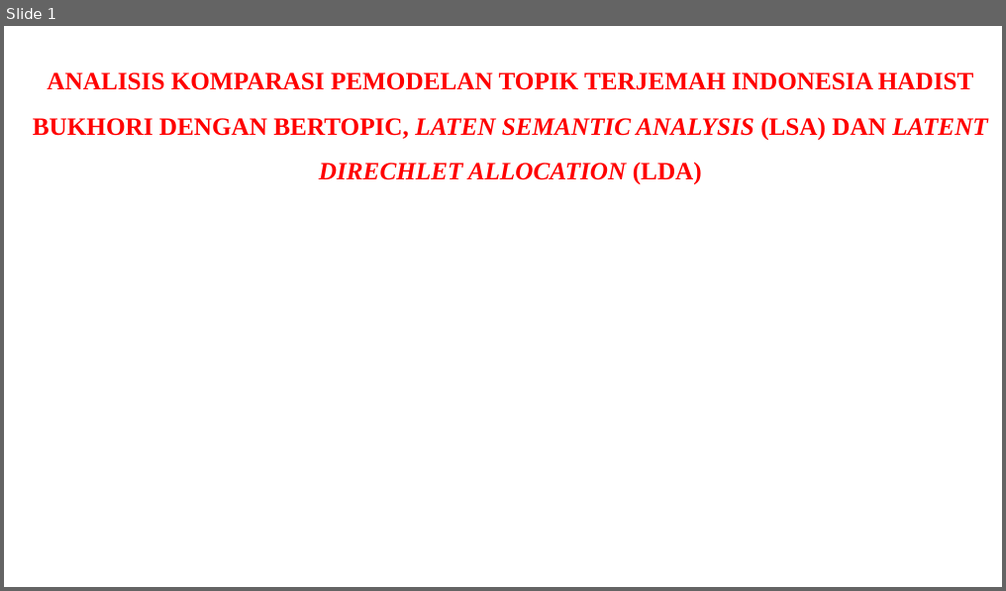
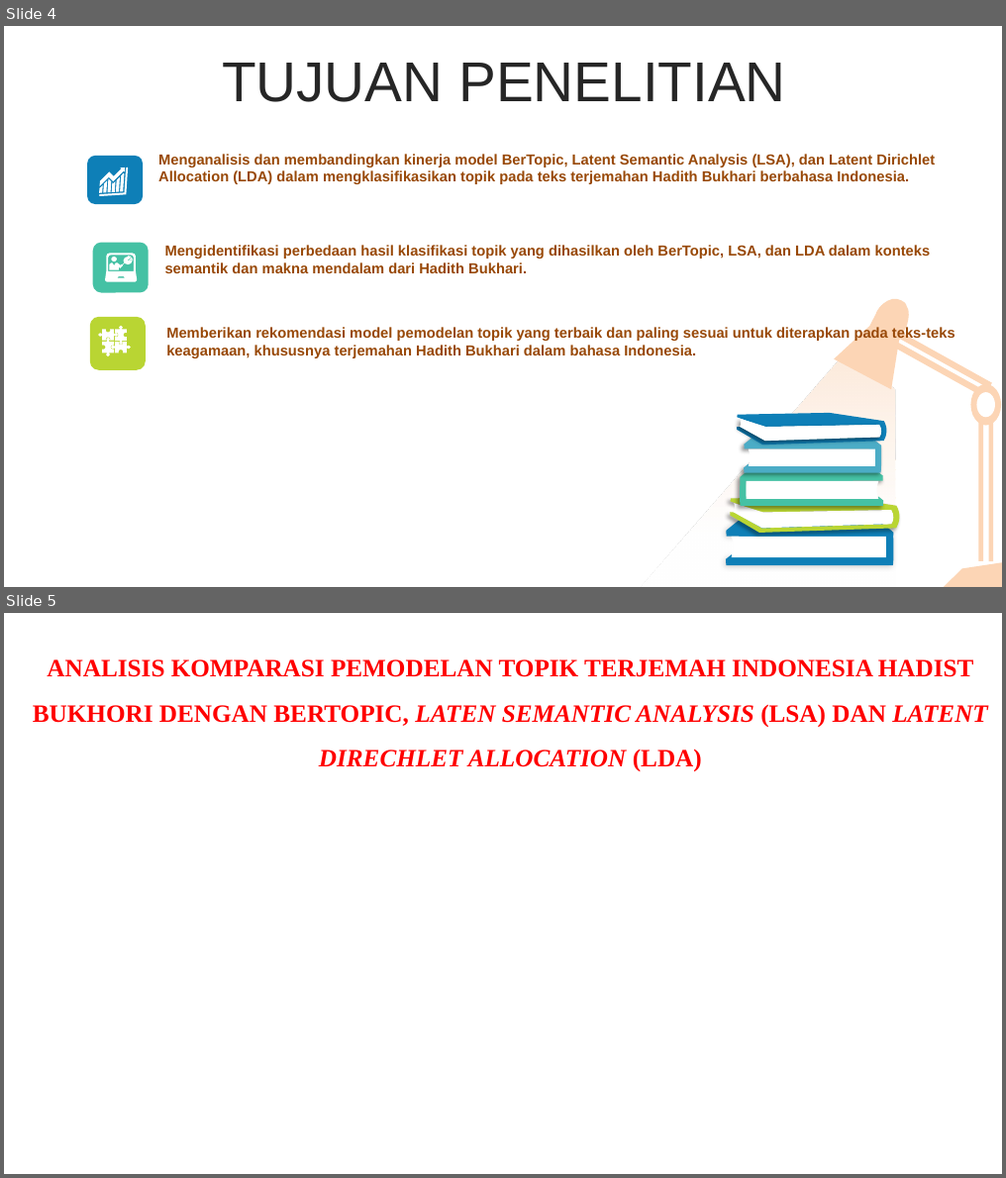
Before and after one commit to ridwan-bvk/SAKOLA-PASCA, a slide deck: SEMESTER2/METODE PENELITIAN/TUGAS/PRESENTASI - PROPOSAL THESIS.pptx. Shown one above the other, each under a label of ours: slide 1 before the commit, slides 4 and 5 after it. The pictures are 1006x591 and 1006x1178 pixels, drawn with LibreOffice and Linux fonts; fonts in the diff are those of the drawing; background and template pictures are left out. Boxes give left, top, right and bottom in pixels: in the first picture for what was removed or moved away, otherwise in the second. Text is boxed around its words. In the diff, an @@ line names an element or a change of style, - is before the commit and + after.

```diff
--- a/SEMESTER2/METODE PENELITIAN/TUGAS/PRESENTASI - PROPOSAL THESIS.pptx
+++ b/SEMESTER2/METODE PENELITIAN/TUGAS/PRESENTASI - PROPOSAL THESIS.pptx
@@ slide 4 added at box(4, 26, 1002, 587), background #FFFFFF @@
@@ text added at box(222, 63, 785, 102), 54 pt, text #262626 @@
+TUJUAN PENELITIAN
@@ rounded rectangle added at box(87, 156, 143, 204), fill #0E7FB7 @@
@@ freeform shape added at box(93, 161, 141, 208), fill #FFFFFF @@
@@ text added at box(158, 154, 935, 184), 14 pt, text #984807, bold @@
+Menganalisis dan membandingkan kinerja model BerTopic, Latent Semantic Analysis (LSA), dan Latent Dirichlet Allocation (LDA) dalam mengklasifikasikan topik pada teks terjemahan Hadith Bukhari berbahasa Indonesia.
@@ rounded rectangle added at box(93, 243, 149, 292), fill #45C1A4 @@
@@ freeform shape added at box(105, 253, 137, 282), fill #FFFFFF @@
@@ text added at box(165, 245, 931, 274), 14 pt, text #984807, bold @@
+Mengidentifikasi perbedaan hasil klasifikasi topik yang dihasilkan oleh BerTopic, LSA, dan LDA dalam konteks semantik dan makna mendalam dari Hadith Bukhari.
@@ rounded rectangle added at box(90, 317, 146, 371), fill #B9D533 @@
@@ freeform shape added at box(98, 325, 131, 357), fill #FFFFFF @@
@@ text added at box(166, 326, 955, 359), 14 pt, text #984807, bold @@
+Memberikan rekomendasi model pemodelan topik yang terbaik dan paling sesuai untuk diterapkan pada teks-teks keagamaan, khususnya terjemahan Hadith Bukhari dalam bahasa Indonesia.
@@ group added at box(726, 413, 899, 566): 10 freeform shapes @@
@@ group added at box(629, 285, 1002, 587): 4 rectangles, 2 freeform shapes, 2 ellipses, 1 diag stripe @@
@@ what was slide 1 is now slide 5 @@
```
Also in this commit, not shown: 3 other slides added, 2 slides removed, 1 other file.
